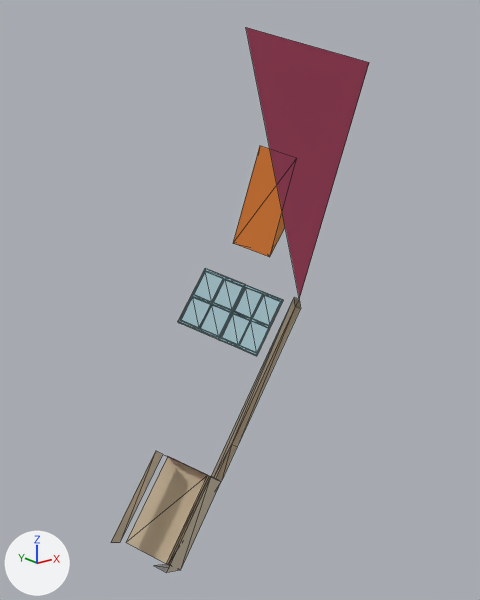
Two versions of the glTF model samples/1.1/3dcitydb_shaders_ingolstadt/content/2_0_2.glb, one commit apart.
Rendered twice from a camera (50 mm lens) standing at (185.37, -25.69, 407.7) and looking at (197.77, -10.18, 401.5). Lighting does not change. The marker at lower left points along +X, +Y and +Z. The first picture is the older version. Mesh edges are drawn as thin lines. Where no turn or scale is listed for an object, it has been applied to the vertices. Vertices at exactly the same position are counted once.
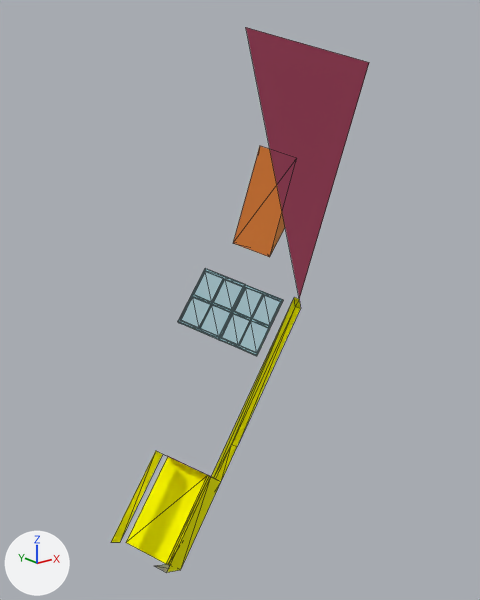
The newer file is also turned or shifted as a whole; pictures and numbers use the older file's frame.

Scene script edits in JSON lines:
```json
{"op": "set", "path": "mat_material_3.base_color", "old": "(0.769, 0.69, 0.561)", "new": "(0.494, 0.827, 0.867)", "note": "pale yellow #e3d8c5 -> cyan #bbebef"}
{"op": "set", "path": "mat_material_3.alpha", "old": "1.0", "new": "0.4"}
{"op": "set", "path": "mat_material_4.base_color", "old": "(0.494, 0.827, 0.867)", "new": "(1.0, 1.0, 0.0)", "note": "cyan #bbebef -> yellow #ffff00"}
{"op": "set", "path": "mat_material_4.alpha", "old": "0.4", "new": "1.0"}
{"block": "me_mesh", "where": "me_mesh.from_pydata(...)  # 206 vertices, 493 faces; spans x 192.9..201.1, y -12.2..-7.1, z 393.2..409.6"}
{"block": "me_mesh", "where": "# used by ob_mesh; location = (0.0, 0.0, 0.0)"}
{"block": "me_mesh", "change": "me_mesh part 1: 23 faces spanning x 192.9..201.1, y -11.7..-8.9, z 393.2..401.0 switch from mat_material_3 (pale yellow #e3d8c5) to mat_material_4 (yellow #ffff00)"}
```

Changed parts and their boxes [x1, y1, x2, y2] in the pictures (480 x 600 px):
```json
{"object": "mesh", "change": "recoloured, surface changed", "before": [111, 296, 301, 573], "after": [111, 296, 301, 573]}
{"part": 1, "of": "me_mesh", "change": "recoloured", "before": [111, 297, 301, 573], "after": [111, 297, 301, 573]}
```
